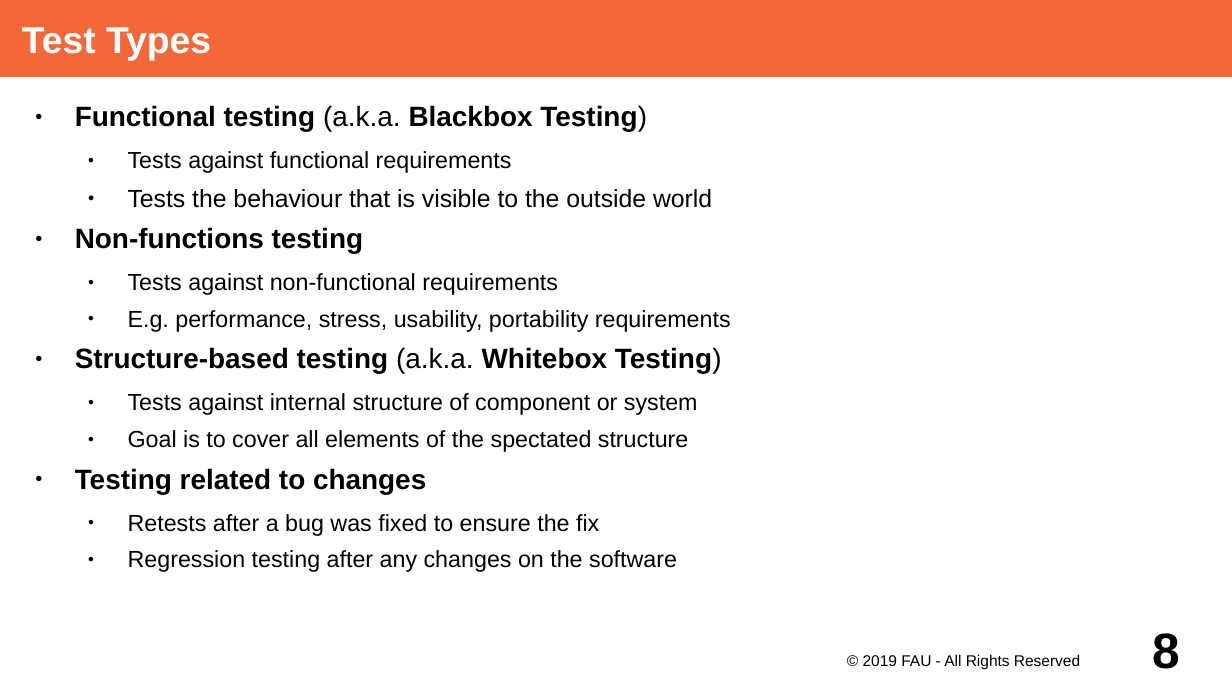
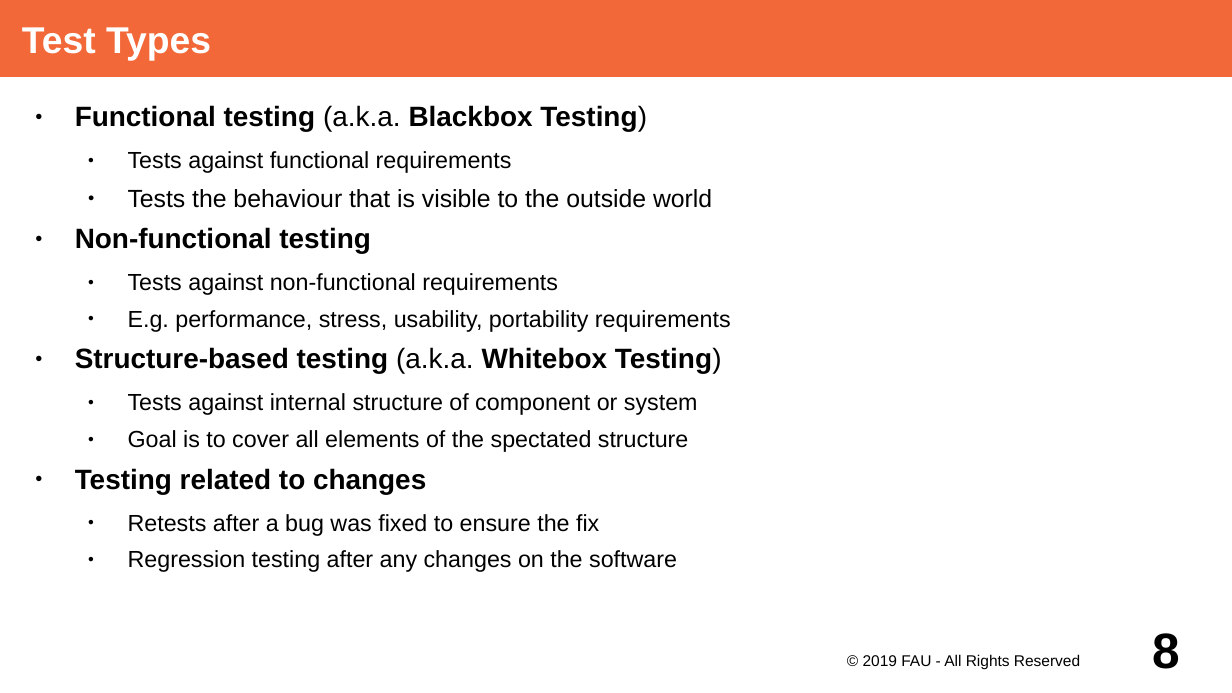
Before and after one commit to dirkriehle/adap-course, a slide deck: slide 8 of Lecture Slides/ADAP Y01- Testing Overview.odp. Drawn at 1232x693 pixels with LibreOffice and Linux fonts; fonts in the diff are those of the drawing. Boxes give left, top, right and bottom in pixels: in the first picture for what was removed or moved away, otherwise in the second. Text is boxed around its words. In the diff, an @@ line names an element or a change of style, - is before the commit and + after.

```diff
--- a/Lecture Slides/ADAP Y01- Testing Overview.odp
+++ b/Lecture Slides/ADAP Y01- Testing Overview.odp
@@ text at bbox=[75, 227, 370, 254]: text changed @@
-● Non-functions testing
+● Non-functional testing
```
Also in this commit, not shown: 1 other slide changed, 3 other files.
